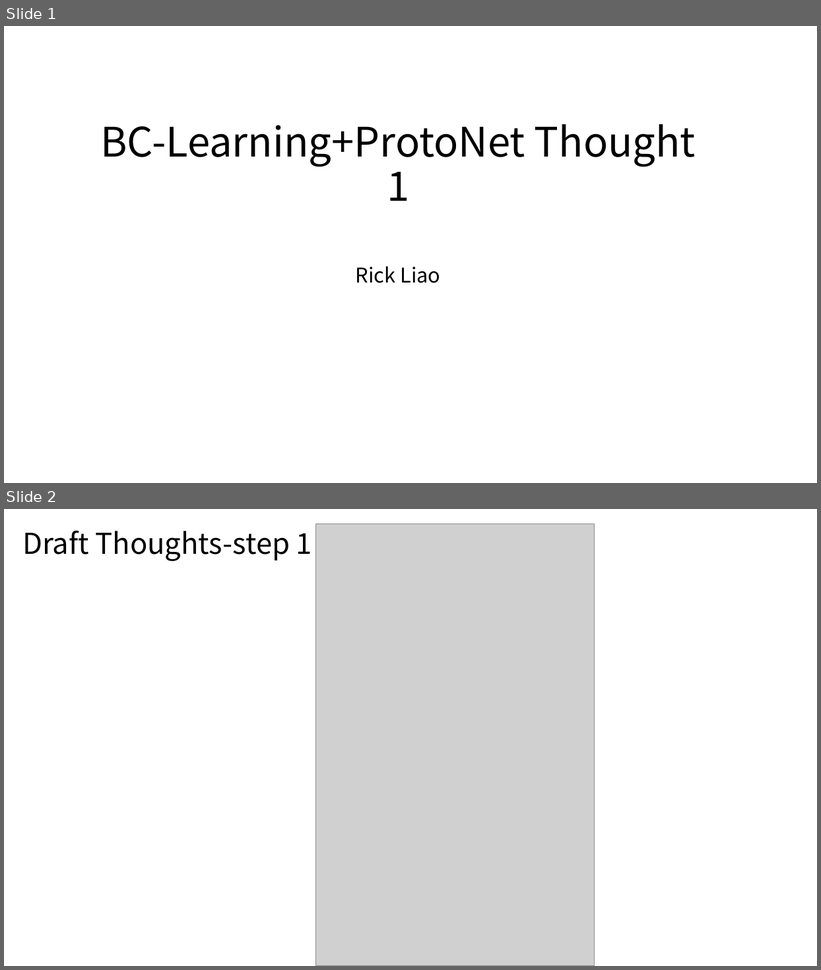
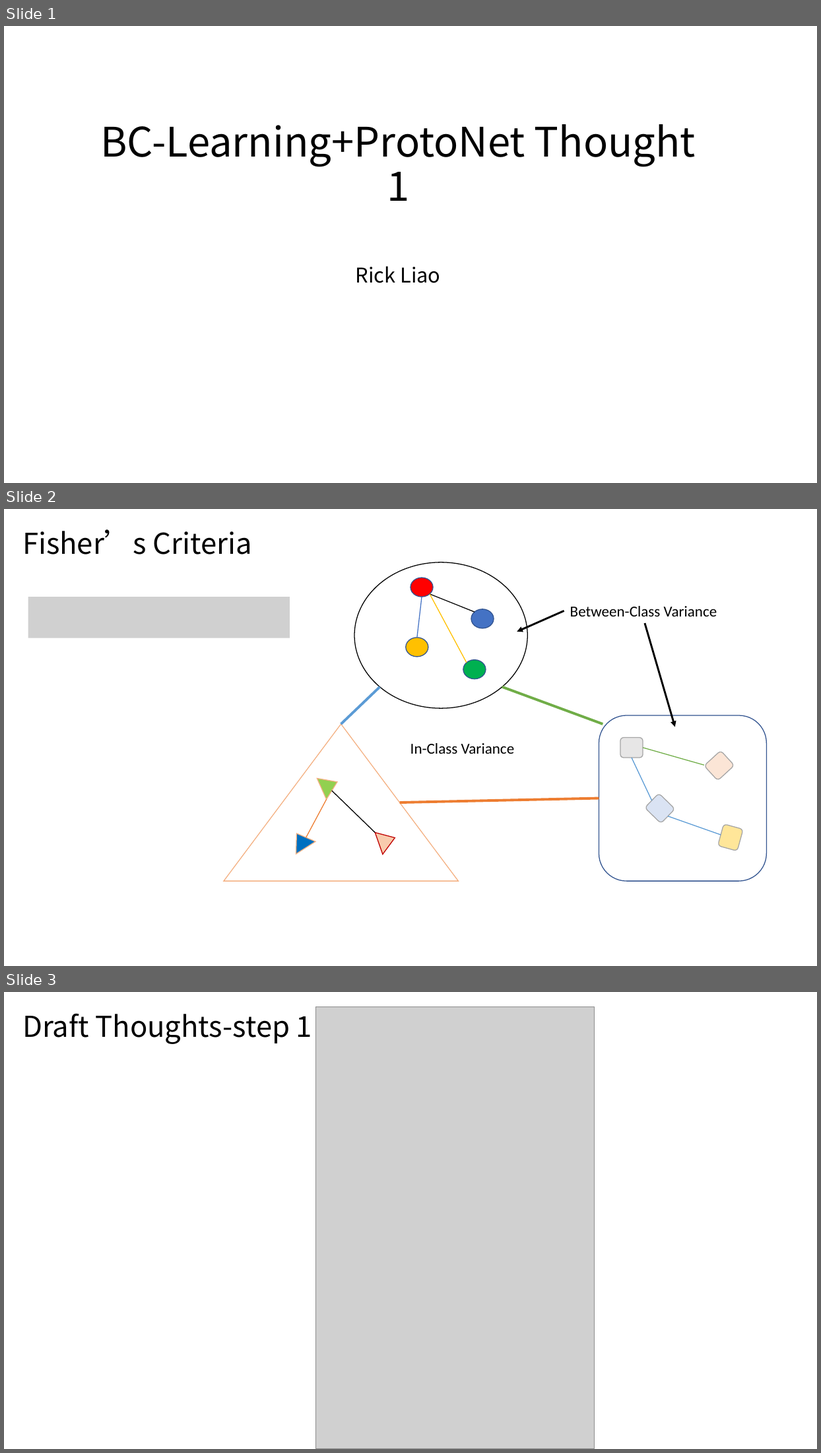
Before and after one commit to xrick/RickLiao-Repo, a slide deck: MyResearches/BCLearning+ProtoNet/Thoughts/bclearning+protonet_thoughts01.pptx. Shown one above the other, each under a label of ours: slides 1 and 2 before the commit, slides 1, 2 and 3 after it. The pictures are 821x970 and 821x1453 pixels, drawn with LibreOffice and Linux fonts; fonts in the diff are those of the drawing; grey boxes stand for pictures. Boxes give left, top, right and bottom in pixels: in the first picture for what was removed or moved away, otherwise in the second. Text is boxed around its words. In the diff, an @@ line names an element or a change of style, - is before the commit and + after.

```diff
--- a/MyResearches/BCLearning+ProtoNet/Thoughts/bclearning+protonet_thoughts01.pptx
+++ b/MyResearches/BCLearning+ProtoNet/Thoughts/bclearning+protonet_thoughts01.pptx
@@ slide 2 added at [4, 509, 817, 966], background #FFFFFF @@
@@ title added at [22, 529, 252, 555], 34 pt, text #000000 @@
+Fisher’s Criteria
@@ ellipse added at [354, 562, 528, 709], outline #000000 1 pt @@
@@ ellipse added at [411, 578, 434, 597], fill #FF0000, outline #325491 1 pt @@
@@ picture added at [28, 597, 290, 638] @@
@@ line added from (422, 597) to (417, 638), #4472C4 1 pt @@
@@ line added from (430, 594) to (475, 612), #000000 1 pt @@
@@ line added from (430, 594) to (467, 663), #FFC000 1 pt @@
@@ text added at [570, 606, 717, 617], 18 pt, text #000000 @@
+Between-Class Variance
@@ ellipse added at [471, 609, 494, 628], fill #4472C4, outline #325491 1 pt @@
@@ arrow added from (564, 611) to (517, 632), #000000 2.25 pt @@
@@ arrow added from (645, 623) to (675, 727), #000000 2.25 pt @@
@@ ellipse added at [406, 638, 428, 657], fill #FFC000, outline #325491 1 pt @@
@@ ellipse added at [463, 659, 486, 679], fill #00B050, outline #325491 1 pt @@
@@ line added from (341, 724) to (380, 687), #5B9BD5 3 pt @@
@@ line added from (502, 687) to (603, 724), #70AD47 3 pt @@
@@ triangle added at [224, 724, 459, 882], outline #F4B183 1 pt @@
@@ rounded rectangle added at [599, 716, 767, 882], outline #325491 1 pt @@
@@ text added at [411, 743, 515, 754], 18 pt, text #000000 @@
+In-Class Variance
@@ rounded rectangle added at [620, 738, 644, 758], fill #E7E6E6, outline #A5A5A5 1 pt @@
@@ line added from (632, 758) to (652, 801), #5B9BD5 1 pt @@
@@ line added from (644, 748) to (704, 765), #70AD47 1 pt @@
@@ rounded rectangle added at [705, 751, 735, 781], fill #FBE5D6, outline #A5A5A5 1 pt @@
@@ triangle added at [318, 772, 343, 800], fill #92D050, outline #F4B183 1 pt @@
@@ line added from (327, 800) to (306, 838), #ED7D31 1 pt @@
@@ line added from (332, 791) to (375, 833), #000000 1 pt @@
@@ line added from (400, 803) to (599, 799), #ED7D31 3 pt @@
@@ rounded rectangle added at [645, 793, 675, 824], fill #DAE3F3, outline #A5A5A5 1 pt @@
@@ line added from (668, 817) to (721, 835), #5B9BD5 1 pt @@
@@ rounded rectangle added at [718, 824, 743, 852], fill #FFE699, outline #A5A5A5 1 pt @@
@@ triangle added at [286, 827, 316, 854], fill #0070C0, outline #F4B183 1 pt @@
@@ triangle added at [375, 827, 399, 855], fill #F8CBAD, outline #C00000 1 pt @@
@@ what was slide 2 is now slide 3 @@
```
Also in this commit, not shown: 2 other slides added, 2 slides removed, 37 other files.
